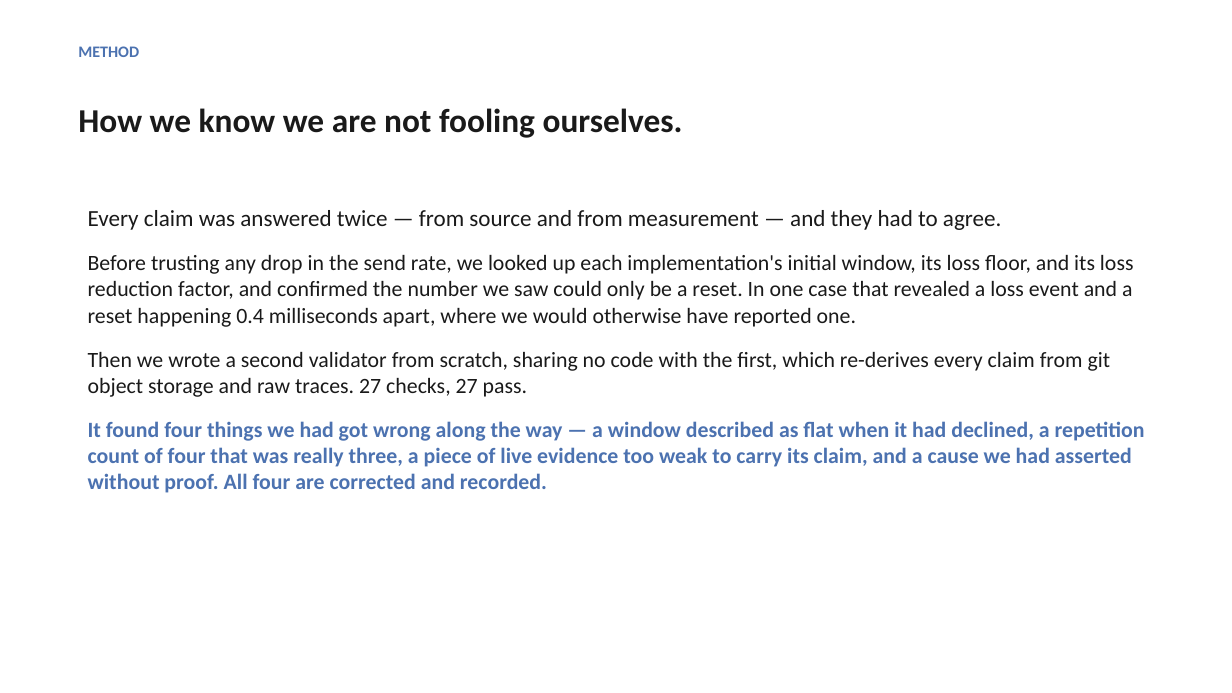
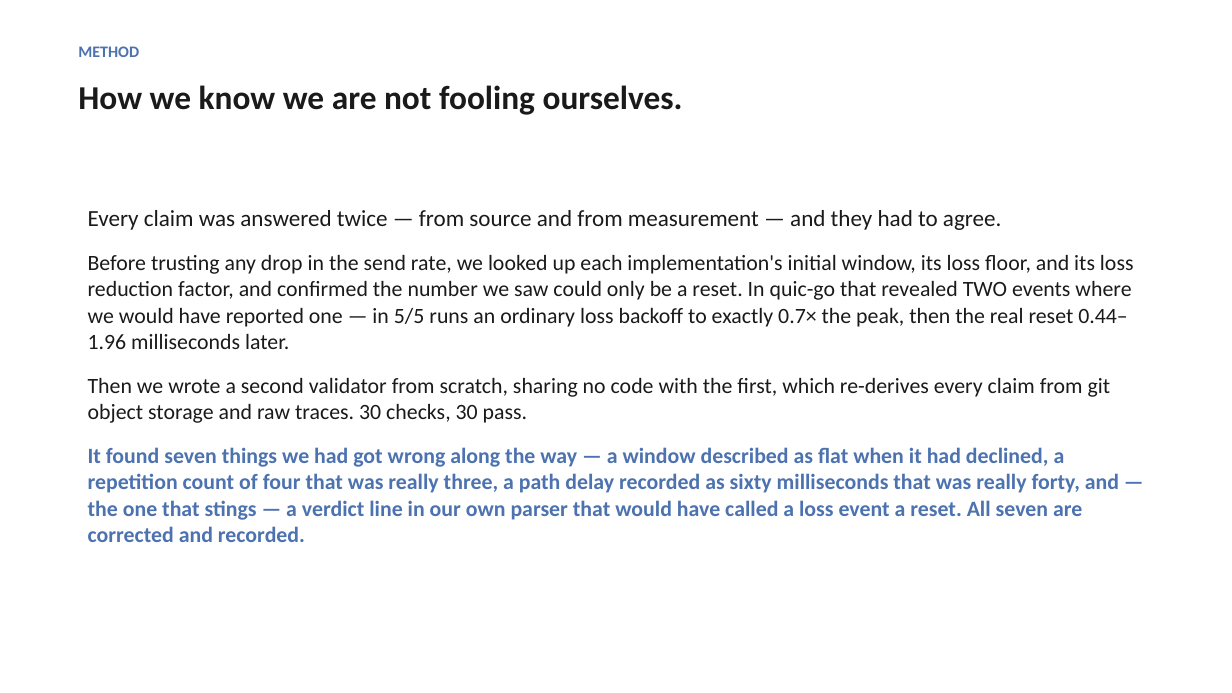
Before and after one commit to sivaahari/quic-congestion-control, a slide deck: slide 11 of phase2-deliverables/PhaseII_Review.pptx. Drawn at 1232x693 pixels with LibreOffice and Linux fonts; fonts in the diff are those of the drawing. Boxes give left, top, right and bottom in pixels: in the first picture for what was removed or moved away, otherwise in the second. Text is boxed around its words. In the diff, an @@ line names an element or a change of style, - is before the commit and + after.

Commit message:
Correct the quic-go discriminator figures; add a prose-versus-data claim audit
The independent validator checks DATA against PRIMARY SOURCES. Nothing checked
PROSE against DATA, and that is precisely where a false claim survives into a
paper -- a number can be wrong in a document while the data underneath it is
correct. _qa/audit_claims.py now closes that gap, and running it found a real
one immediately.

C7. The discriminator story was told with figures that cannot be verified.
Every document claimed the sequence 279,456 -> 195,619 -> 40,960 with the loss
event and the reset "0.4 ms apart, in one case". Neither 279,456 nor 195,619
occurs anywhere in the five retained repetitions: both came from the n=4 trace
that was overwritten (C2), so they could not be re-derived and should not have
survived the re-run. Re-measured from retained data the phenomenon is real and
STRONGER than claimed -- a x0.7 Reno backoff immediately precedes the reset in
5/5 repetitions, peaks of 274,025-280,414 B backing off to 191,817-196,289 B,
then the reset to exactly 40,960 B between 0.44 and 1.96 ms later. Every
document and the deck now quote the retained figures, and the deck derives them
from the data rather than restating them.

Also corrected: the experiments document gave msquic's pre-migration window as
"about 1,483,000 bytes", a midpoint that appears nowhere in the data. It is now
the measured range, 1,481,740-1,484,569.

Repairs found by the audit:
  * README.md had been corrupted by a bulk find/replace that rewrote every
    capital S as 'i' -- MUiT, YEi, WiL2, iurvey. Every count still matched, so
    nothing else noticed. Restored from git and the edits re-applied
    individually. The auditor now checks marker words for exactly this.
  * the abstract read "It runs 27 checks; all 30 pass" -- self-contradictory,
    and invisible to a search for "30 checks" because the number and the word
    sat on opposite sides of a line break. The auditor now works on a
    whitespace-flattened copy, and requires every "<n> checks" to equal the
    validator's own count.
  * EVIDENCE-FILES.md claimed 123 bundle files (it holds 134) and 27 live
    measurement files (37).

Verification chain, all stages passing (_qa/full_audit.sh):
  30/30 validator · figures and deck regenerated · 0 geometry issues ·
  package structure PASS · claim audit clean, every formatted number traced to
  the Phase-2 data or to Phase-1 evidence.

```diff
--- a/phase2-deliverables/PhaseII_Review.pptx
+++ b/phase2-deliverables/PhaseII_Review.pptx
@@ text "How we know we are ...": place and size @@
-text "How we know we are ..." at [78, 108, 683, 138]
+text "How we know we are ..." at [78, 85, 683, 115]
@@ text at [88, 255, 1134, 542]: text changed @@
-Before trusting any drop in the send rate, we looked up each implementation's initial window, its loss floor, and its loss reduction factor, and confirmed the number we saw could only be a reset. In one case that revealed a loss event and a reset happening 0.4 milliseconds apart, where we would otherwise have reported one.
-Then we wrote a second validator from scratch, sharing no code with the first, which re-derives every claim from git object storage and raw traces. 27 checks, 27 pass.
-It found four things we had got wrong along the way — a window described as flat when it had declined, a repetition count of four that was really three, a piece of live evidence too weak to carry its claim, and a cause we had asserted without proof. All four are corrected and recorded.
+Before trusting any drop in the send rate, we looked up each implementation's initial window, its loss floor, and its loss reduction factor, and confirmed the number we saw could only be a reset. In quic-go that revealed TWO events where we would have reported one — in 5/5 runs an ordinary loss backoff to exactly 0.7× the peak, then the real reset 0.44–1.96 milliseconds later.
+Then we wrote a second validator from scratch, sharing no code with the first, which re-derives every claim from git object storage and raw traces. 30 checks, 30 pass.
+It found seven things we had got wrong along the way — a window described as flat when it had declined, a repetition count of four that was really three, a path delay recorded as sixty milliseconds that was really forty, and — the one that stings — a verdict line in our own parser that would have called a loss event a reset. All seven are corrected and recorded.
```
Also in this commit, not shown: 6 other slides changed, 10 other files.
